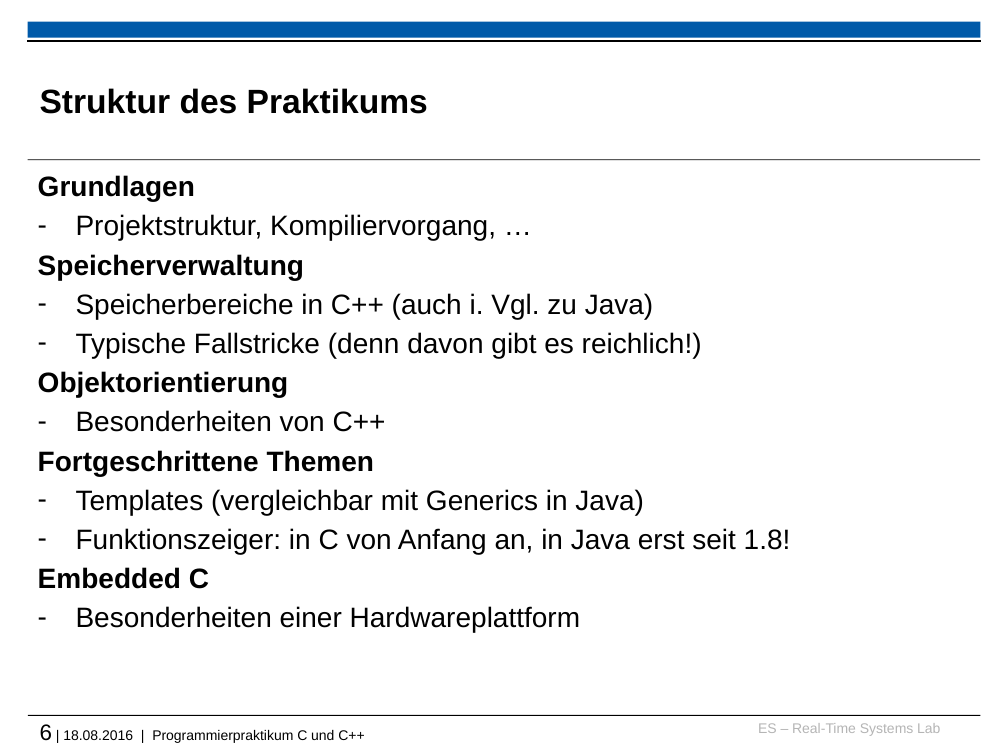
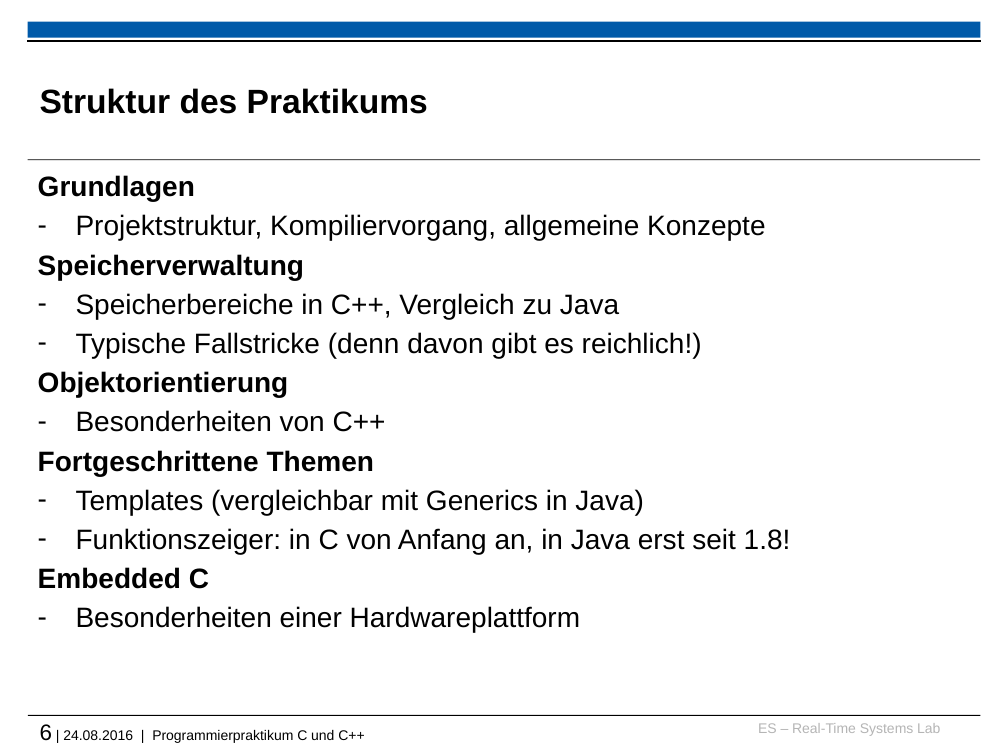
Before and after one commit to h82k/tud-cppp, a slide deck: slide 6 of cppp_lecture.pptx. Drawn at 1008x756 pixels with LibreOffice and Linux fonts; fonts in the diff are those of the drawing; background and template pictures are left out. Boxes give left, top, right and bottom in pixels: in the first picture for what was removed or moved away, otherwise in the second. Text is boxed around its words. In the diff, an @@ line names an element or a change of style, - is before the commit and + after.

```diff
--- a/cppp_lecture.pptx
+++ b/cppp_lecture.pptx
@@ text at <box>76,214,765,241</box>: text changed @@
-– Projektstruktur, Kompiliervorgang, …
+– Projektstruktur, Kompiliervorgang, allgemeine Konzepte
@@ text at <box>76,293,619,319</box>: text changed @@
-– Speicherbereiche in C++ (auch i. Vgl. zu Java)
+– Speicherbereiche in C++, Vergleich zu Java
@@ text at <box>40,724,364,743</box>: text changed @@
-6 | 18.08.2016 | Programmierpraktikum C und C++
+6 | 24.08.2016 | Programmierpraktikum C und C++
```
Also in this commit, not shown: 11 other slides changed, 1 other file.
